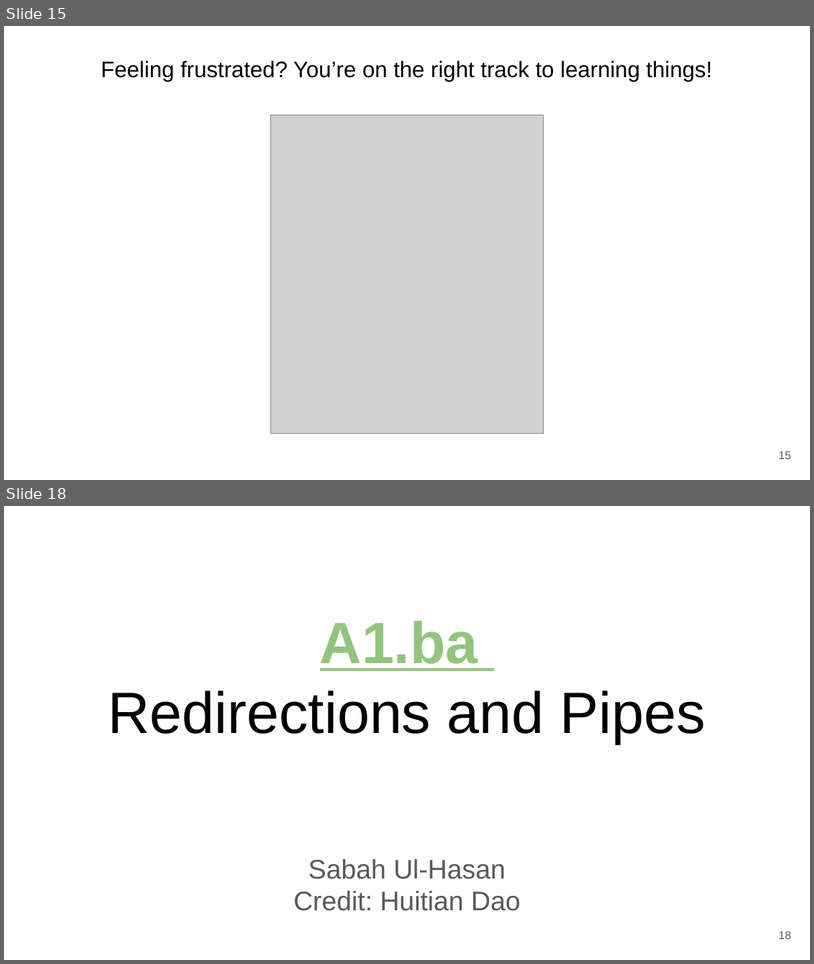
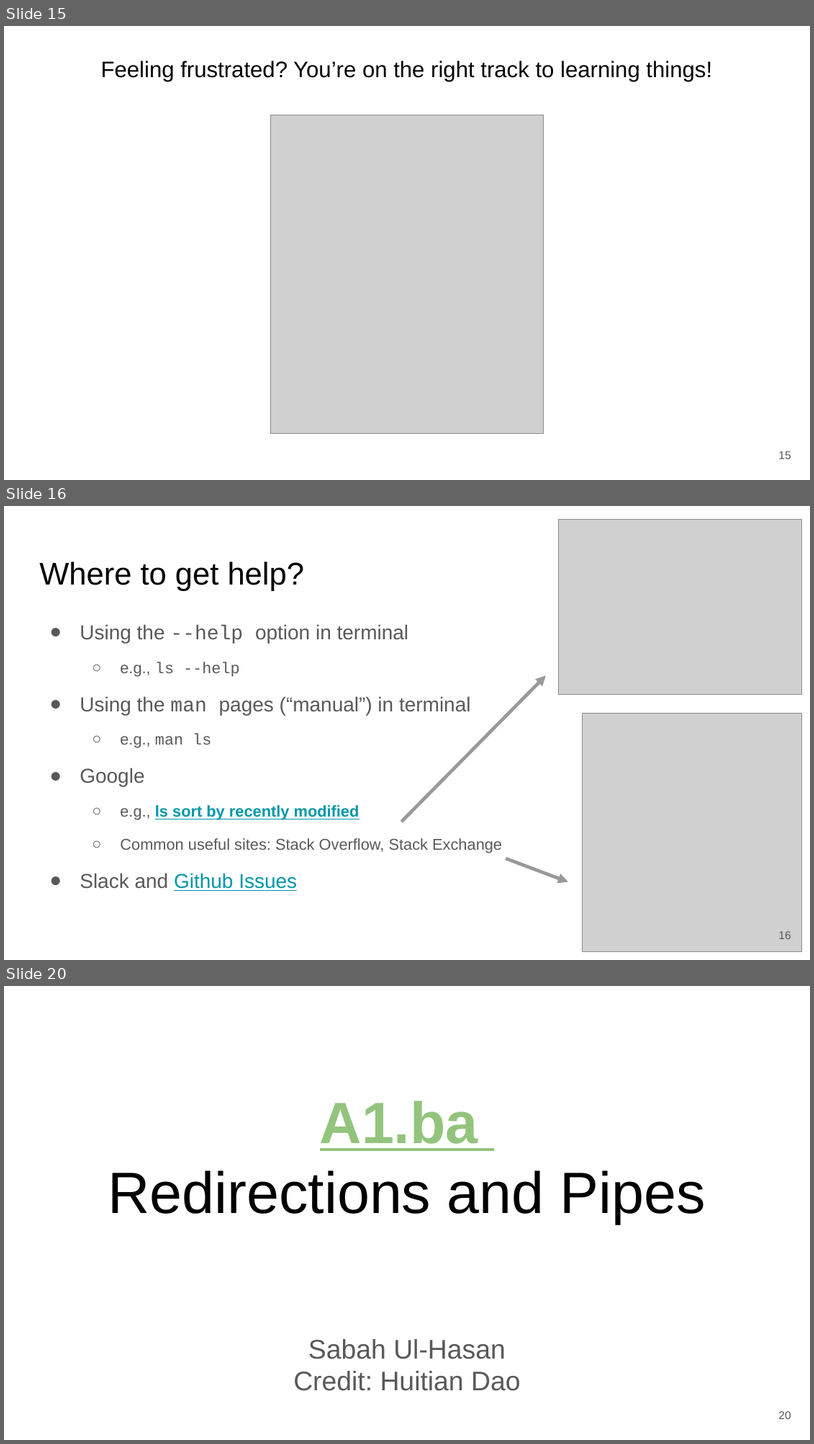
Before and after one commit to SuLab/Applied-Bioinformatics, a slide deck: Lectures/A1.b_Bash-redirections-pipes.pptx. Shown one above the other, each under a label of ours: slides 15 and 18 before the commit, slides 15, 16 and 20 after it; the slides between them are not shown. The pictures are 814x964 and 814x1444 pixels, drawn with LibreOffice and Linux fonts; fonts in the diff are those of the drawing; grey boxes stand for pictures. Boxes give left, top, right and bottom in pixels: in the first picture for what was removed or moved away, otherwise in the second. Text is boxed around its words. In the diff, an @@ line names an element or a change of style, - is before the commit and + after.

```diff
--- a/Lectures/A1.b_Bash-redirections-pipes.pptx
+++ b/Lectures/A1.b_Bash-redirections-pipes.pptx
@@ slide 16 added at (4,506,810,960), background #FFFFFF @@
@@ picture added at (559,519,802,694) @@
@@ title added at (39,561,304,591), 28 pt, text #000000 @@
+Where to get help?
@@ text added at (80,624,502,890), 14 pt, text #595959 @@
+● Using the --help option in terminal
+  ○ e.g., ls --help
+● Using the man pages (“manual”) in terminal
+  ○ e.g., man ls
+● Google
+  ○ e.g., ls sort by recently modified
+  ○ Common useful sites: Stack Overflow, Stack Exchange
+● Slack and Github Issues
@@ arrow added from (401, 821) to (546, 675), #999999 3 pt @@
@@ picture added at (582,713,802,952) @@
@@ arrow added from (507, 858) to (568, 882), #999999 3 pt @@
@@ page number added at (779,931,791,939), 10 pt, text #595959 @@
+16
@@ what was slide 18 is now slide 20 @@
@@ page number at (779,1411,791,1419): text changed @@
-18
+20
```
Also in this commit, not shown: 3 slides changed, 1 other slide added, 1 other file.
